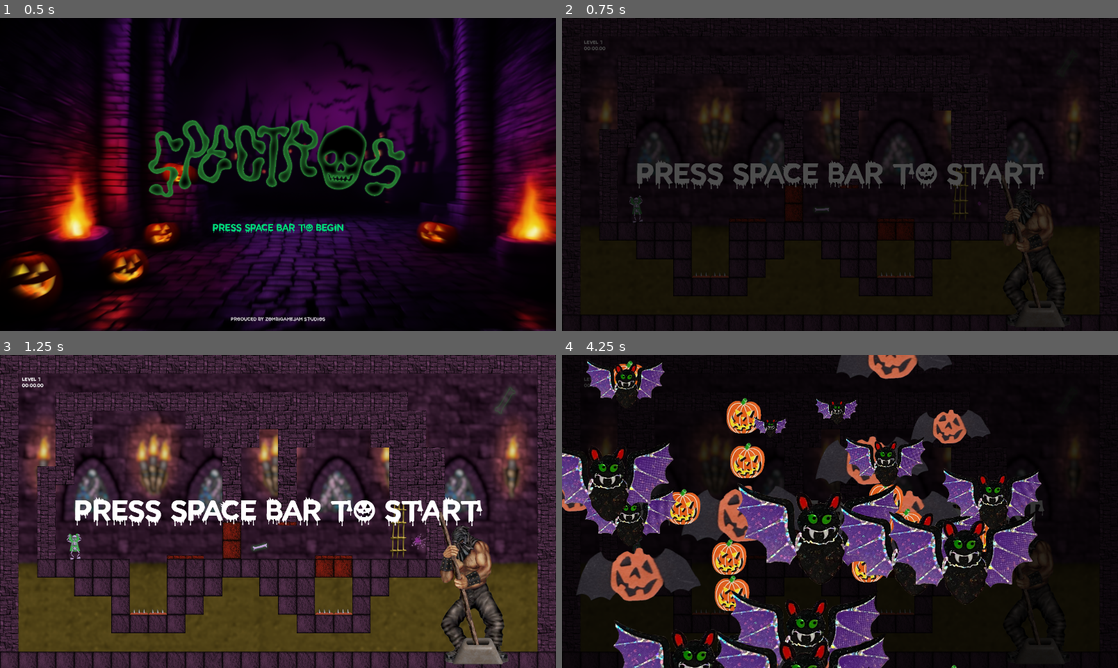
Above: before the commit, frames 1-4 (two rows, left to right).
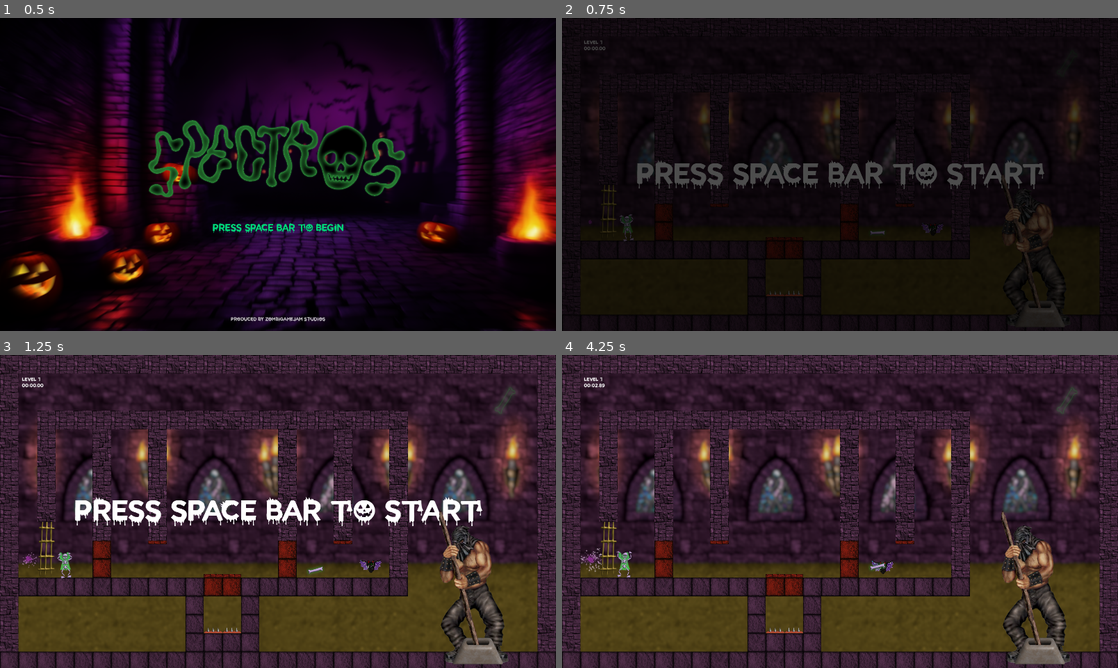
Above: after the commit, the same moments.

Repository: Drew-Wagner/Spectros
Game: Godot game, scene res://scenes/main_menu.tscn
Same seed, same stepped clock (60 frames per second), same inputs: the game is played once before the commit and once after it.
Inputs:
- Up to frame 1 (0.5 s): no input
- Up to frame 2 (0.75 s): click "PRESS SPACE BAR TO BEGIN" at 0.5 s
- Up to frame 3 (1.25 s): no input
- Up to frame 4 (4.25 s): tap Space (toggle) at 1.25, 1.35, 2.1, 2.85, 3.6 s

Frame 1 is identical in both runs. In frame 2, 1.1% of the frame differs, in the area x 3-80%, y 14-89%; in frame 3, 19%; in frame 4, 89%, in the area x 0-100%, y 0-100%.

Commit message:
Enemy death animation DONE!!

Diff:
--- /dev/null
+++ b/scenes/components/death_animation.gd
@@ -0,0 +1,15 @@
+extends Node
+class_name DeathAnimation
+
+@export var sprite_texture: Texture2D
+@export var scale_modifier_x: float = 1.0
+@export var scale_modifier_y: float = 1.0
+
+var death_animation_sprite_scene = preload("res://scenes/components/death_animation_sprite.tscn")
+
+func _exit_tree():
+	var death_animation_sprite_instance = death_animation_sprite_scene.instantiate() as Sprite2D
+	get_tree().get_first_node_in_group("level").add_child.call_deferred(death_animation_sprite_instance)
+	death_animation_sprite_instance.global_position = get_parent().global_position
+	death_animation_sprite_instance.texture = sprite_texture
+	death_animation_sprite_instance.scale = Vector2(scale_modifier_x, scale_modifier_y)
--- /dev/null
+++ b/scenes/components/death_animation_sprite.gd
@@ -0,0 +1,13 @@
+extends Sprite2D
+class_name DeathAnimationSprite
+
+const SPEED = 200
+var time_passed = 0
+
+
+# Called every frame. 'delta' is the elapsed time since the previous frame.
+func _process(delta):
+	time_passed += delta
+	global_position += Vector2(cos(3 * time_passed) * 3 * SPEED * delta, -SPEED * delta)
+	if global_position.y < -50:
+		queue_free()
--- /dev/null
+++ b/scenes/components/death_animation_sprite.tscn
@@ -0,0 +1,13 @@
+[gd_scene load_steps=4 format=3 uid="uid://cobiuq4txnvry"]
+
+[ext_resource type="Shader" path="res://shaders/death_animation.gdshader" id="1_a727j"]
+[ext_resource type="Script" path="res://scenes/components/death_animation_sprite.gd" id="3_yp73q"]
+
+[sub_resource type="ShaderMaterial" id="ShaderMaterial_ntovt"]
+shader = ExtResource("1_a727j")
+shader_parameter/speed = 3.0
+
+[node name="DeathAnimation" type="Sprite2D"]
+z_index = 10
+material = SubResource("ShaderMaterial_ntovt")
+script = ExtResource("3_yp73q")
--- a/scenes/enemies/enemy_bat.tscn
+++ b/scenes/enemies/enemy_bat.tscn
@@ -1,8 +1,9 @@
-[gd_scene load_steps=7 format=3 uid="uid://xynpr4h0gdnx"]
+[gd_scene load_steps=8 format=3 uid="uid://xynpr4h0gdnx"]
 
 [ext_resource type="Script" path="res://scenes/enemies/moving_enemy.gd" id="1_tprjj"]
 [ext_resource type="Texture2D" uid="uid://cdepx4hsyo5kh" path="res://materials/BAT.png" id="2_ak3bj"]
 [ext_resource type="PackedScene" uid="uid://cvmv0ubhebeb7" path="res://scenes/components/kill_box.tscn" id="3_bc6vy"]
+[ext_resource type="Script" path="res://scenes/components/death_animation.gd" id="4_a7fxo"]
 
 [sub_resource type="CapsuleShape2D" id="CapsuleShape2D_yjexl"]
 radius = 18.0
@@ -39,4 +40,10 @@
 position = Vector2(0, 9)
 shape = SubResource("CapsuleShape2D_yaoic")
 
+[node name="DeathAnimation" type="Node" parent="."]
+script = ExtResource("4_a7fxo")
+sprite_texture = ExtResource("2_ak3bj")
+scale_modifier_x = 0.121
+scale_modifier_y = 0.121
+
 [connection signal="squished" from="." to="." method="_on_squished"]
--- a/scenes/enemies/moving_enemy.gd
+++ b/scenes/enemies/moving_enemy.gd
@@ -1,5 +1,7 @@
 extends MoveAndReflect
 class_name MovingEnemy
+
+@onready var sprite: Sprite2D = $Sprite2D
 
 func kill():
 	if is_queued_for_deletion():
@@ -8,5 +10,6 @@
 	self.queue_free()
 	return true
 
+
 func _on_squished():
 	kill()
--- a/scenes/game.tscn
+++ b/scenes/game.tscn
@@ -69,7 +69,7 @@
 
 [node name="game" type="Node2D"]
 script = ExtResource("1_rnd3o")
-levels = Array[PackedScene]([ExtResource("2_t4unh"), ExtResource("2_g42qk"), ExtResource("2_jjbby"), ExtResource("2_eublf"), ExtResource("2_2mmbw")])
+levels = Array[PackedScene]([ExtResource("2_g42qk"), ExtResource("2_t4unh"), ExtResource("2_jjbby"), ExtResource("2_eublf"), ExtResource("2_2mmbw")])
 toggle_sounds = Array[AudioStream]([ExtResource("3_o2w25"), ExtResource("4_5x8y0")])
 grunt_sounds = Array[AudioStream]([ExtResource("5_k5x62"), ExtResource("6_mcigs"), ExtResource("7_s3rb2"), ExtResource("8_fmkyl"), ExtResource("9_qffde"), ExtResource("10_siirr")])
 win_sound = ExtResource("5_f3xnp")
--- a/scenes/levels/Level1.tscn
+++ b/scenes/levels/Level1.tscn
@@ -13,7 +13,7 @@
 [sub_resource type="RectangleShape2D" id="RectangleShape2D_emyvp"]
 size = Vector2(1792, 1024)
 
-[node name="Level" type="Node2D"]
+[node name="Level" type="Node2D" groups=["level"]]
 script = ExtResource("1_n2mvg")
 
 [node name="LevelArea" type="Area2D" parent="."]
--- a/scenes/levels/Level2.tscn
+++ b/scenes/levels/Level2.tscn
@@ -14,7 +14,7 @@
 [sub_resource type="RectangleShape2D" id="RectangleShape2D_emyvp"]
 size = Vector2(1792, 1024)
 
-[node name="Level" type="Node2D"]
+[node name="Level" type="Node2D" groups=["level"]]
 script = ExtResource("1_ofp7a")
 
 [node name="LevelArea" type="Area2D" parent="."]
--- a/scenes/levels/Level3.tscn
+++ b/scenes/levels/Level3.tscn
@@ -18,7 +18,7 @@
 [sub_resource type="RectangleShape2D" id="RectangleShape2D_emyvp"]
 size = Vector2(1792, 1024)
 
-[node name="Level" type="Node2D"]
+[node name="Level" type="Node2D" groups=["level"]]
 script = ExtResource("1_p1cje")
 
 [node name="LevelArea" type="Area2D" parent="."]
--- a/scenes/levels/Level4.tscn
+++ b/scenes/levels/Level4.tscn
@@ -17,7 +17,7 @@
 [sub_resource type="RectangleShape2D" id="RectangleShape2D_emyvp"]
 size = Vector2(1792, 1024)
 
-[node name="Level" type="Node2D"]
+[node name="Level" type="Node2D" groups=["level"]]
 script = ExtResource("1_g1cww")
 
 [node name="LevelArea" type="Area2D" parent="."]
--- a/scenes/levels/Level5.tscn
+++ b/scenes/levels/Level5.tscn
@@ -14,7 +14,7 @@
 [sub_resource type="RectangleShape2D" id="RectangleShape2D_emyvp"]
 size = Vector2(1792, 1024)
 
-[node name="Level" type="Node2D"]
+[node name="Level" type="Node2D" groups=["level"]]
 script = ExtResource("1_nfwjl")
 
 [node name="LevelArea" type="Area2D" parent="."]
--- a/scenes/levels/template.tscn
+++ b/scenes/levels/template.tscn
@@ -9,7 +9,7 @@
 [sub_resource type="RectangleShape2D" id="RectangleShape2D_emyvp"]
 size = Vector2(1792, 1024)
 
-[node name="Level" type="Node2D"]
+[node name="Level" type="Node2D" groups=["level"]]
 script = ExtResource("1_ng8v4")
 
 [node name="LevelArea" type="Area2D" parent="."]
--- /dev/null
+++ b/shaders/death_animation.gdshader
@@ -0,0 +1,9 @@
+shader_type canvas_item;
+
+uniform float speed = 5;
+
+void fragment() {
+	COLOR = texture(TEXTURE, UV);
+	COLOR.rgb += 0.75;
+	COLOR.a *= ((cos(speed * TIME) + 1.0) / 4.0) + 0.5;
+}
